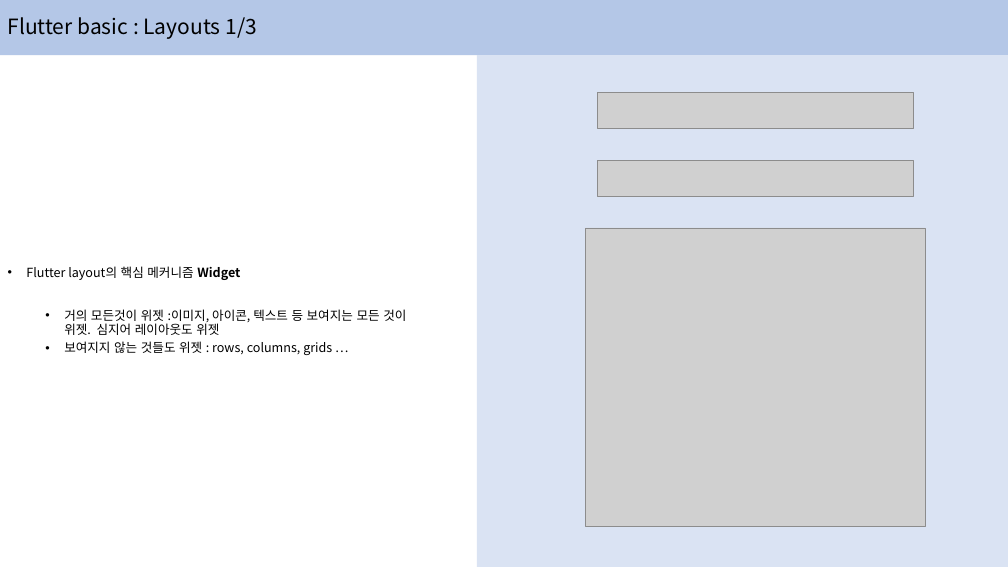
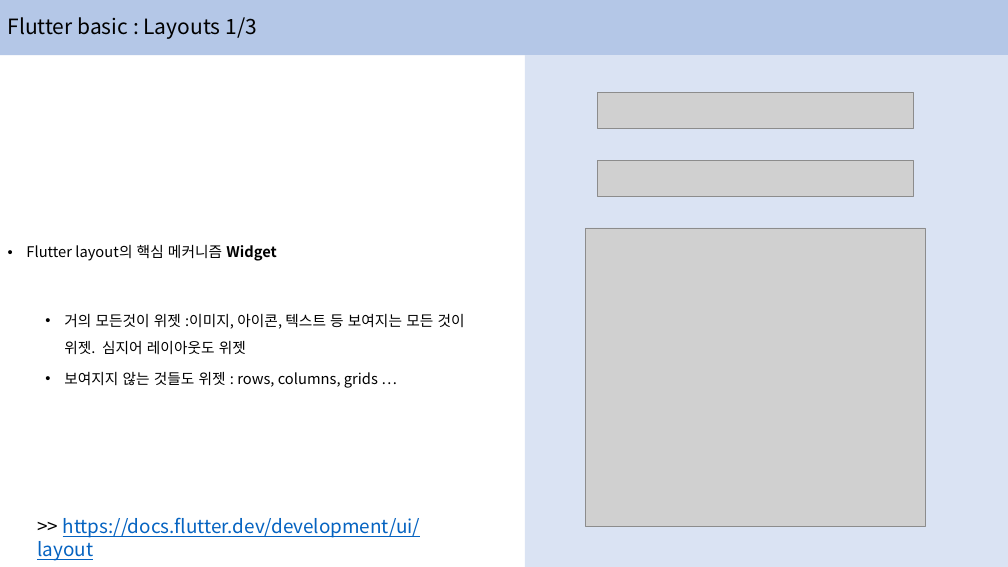
Before and after one commit to hongjaikim/lecture, a slide deck: slide 13 of flutter/Google_Flutter_-2.pptx. Drawn at 1008x567 pixels with LibreOffice and Linux fonts; fonts in the diff are those of the drawing; grey boxes stand for pictures. Boxes give left, top, right and bottom in pixels: in the first picture for what was removed or moved away, otherwise in the second. Text is boxed around its words. In the diff, an @@ line names an element or a change of style, - is before the commit and + after.

```diff
--- a/flutter/Google_Flutter_-2.pptx
+++ b/flutter/Google_Flutter_-2.pptx
@@ text "Flutter layout의 핵심 메커니즘 Widget" at bbox=[26, 245, 465, 388]: size 12 to 14 pt; line spacing 0.9 to 1.5 @@
@@ rectangle: place and size @@
-rectangle at bbox=[477, 55, 1008, 567]
+rectangle at bbox=[525, 55, 1008, 567]
@@ text added at bbox=[37, 517, 421, 561], 18 pt, text #0563C1, underline @@
+>> https://docs.flutter.dev/development/ui/layout
```
Also in this commit, not shown: 25 other slides changed, 6 slides added, 3 other files.
